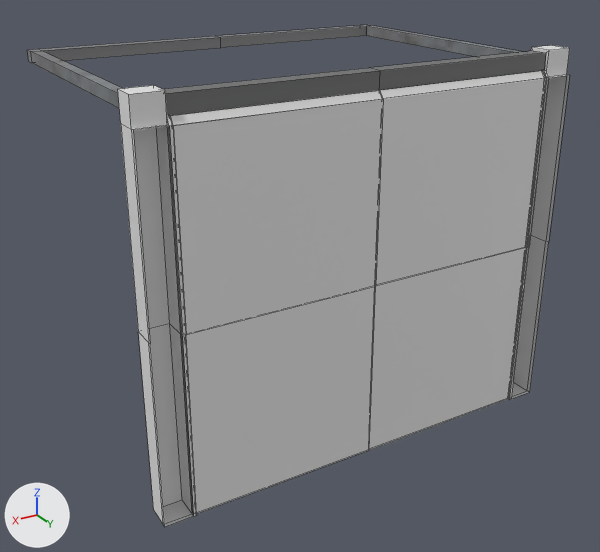
Before and after pictures for a commit that changed the Blender file Assets/Models/GarageDoor/Blend2.blend.
Before and after are seen from a camera (50 mm lens) standing at (10.9, 14.62, 12.74) and looking at (-0.01, -3.56, 3.65). Arrows for +X, +Y and +Z are at lower left; the lights stay in place. Mesh edges are drawn as thin lines.
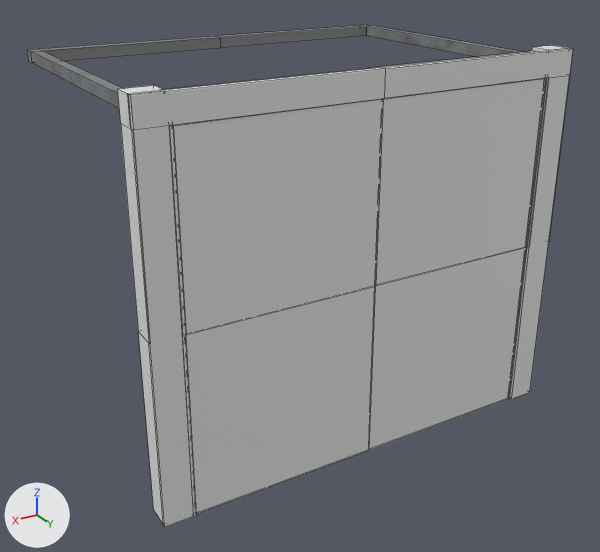
The change, as a list of edits to the scene's bpy script:
```text
Change me_plane:
    used by ob_plane; location = (0.0, 0.0, 1.0); rotation_euler = (1.571, 0.0, 0.0), in degrees (90, 0, 0)
    verts and faces of me_plane; kept vertices keep their numbers, new ones are numbered from 62
    before: 0 (-5.0, -1.0, 0.0) at pixel (511, 398), 1 (-5.0, 8.15, 0.0) at pixel (548, 77), 2 (-5.72, -1.0, 0.0) at pixel (529, 392), 3 (-5.72, 8.15, 0.0) at pixel (569, 75)
    remove me_plane.from_pydata(...)  # 62 vertices, 58 faces; spans x -5.72..0.0, y -1.0..8.8, z 0.0..0.68
    add me_plane.from_pydata(...)  # 69 vertices, 62 faces; spans x -5.72..0.0, y -1.0..8.8, z 0.0..0.68
    me_plane part 1
    add verts[62] = (-5.72, 8.79, 0.0)  # pixel (572, 48)
    add verts[63] = (-5.72, 8.15, 0.0)  # pixel (569, 75)
    add verts[64] = (-5.72, 8.79, 0.16)  # pixel (568, 48)
    add for new, old in zip([65, 66, 67], [62, 63, 64]): verts[new] = verts[old] + (5.72, 0.0, 0.0)
    add verts[68] = (-5.72, 8.15, 0.16)
    add faces += [(0, 2, 3, 1), (62, 65, 66, 63), (62, 63, 68, 64), (62, 64, 67, 65)]  # mat_concrete1 (its picture is missing)
    me_plane part 2: 2 kept faces spanning x -4.92..0.0, y -0.98..8.14, z 0.03 get new texture (UV) coordinates
```

Where the change shows, as pixel boxes (x1, y1, x2, y2) in the pictures (600 x 552 px):
'Plane', reshaped: before (118, 45, 570, 527); after (118, 45, 573, 527)
part 1 of me_plane, added: after (128, 48, 573, 527)
part 2 of me_plane, surface changed: (173, 79, 546, 384) in both
